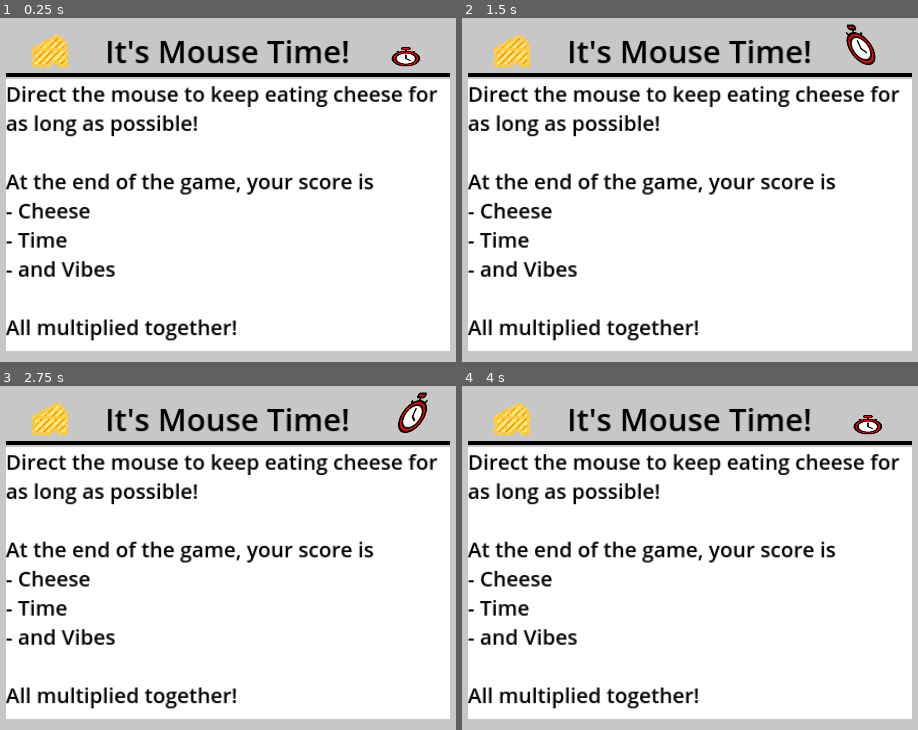
Above: before the commit, frames 1-4 (two rows, left to right).
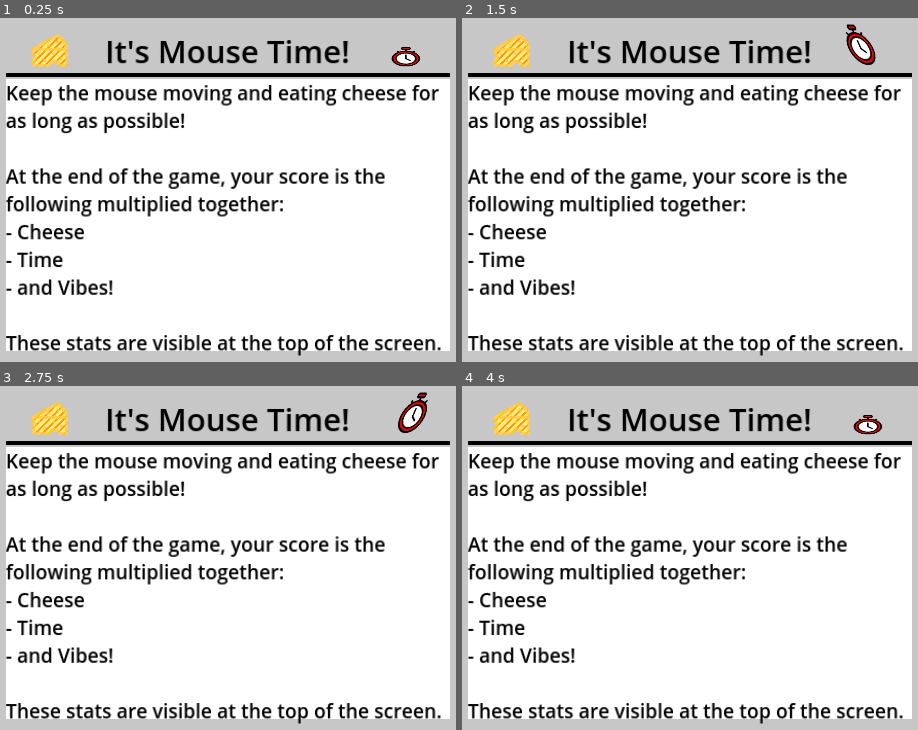
Above: after the commit, the same moments.

Repository: CoconutTank/mouse_time
Game: Godot game, scene res://scenes/game_guide/guide_pages/game_objectives_page.tscn
Two runs of this game, one before a commit and one after it. Both use one fixed random seed, a clock stepped at 60 frames per second and the inputs below. This scene is started directly instead of the project's main scene.
Inputs (mouse positions are in pixels of both pictures, inside the frame that each line leads up to):
- Up to frame 1 (0.25 s): no input
- Up to frame 2 (1.5 s): move the mouse to (867, 141) at 0.52 s; tap Enter at 1.25 s; move the mouse to (530, 186) at 1.27 s
- Up to frame 3 (2.75 s): move the mouse to (310, 434) at 2.02 s
- Up to frame 4 (4 s): tap Space at 2.75 s; move the mouse to (648, 623) at 2.77 s; move the mouse to (outside the picture) at 3.52 s

The runs differ from the first frame. In frame 1, 14% of the frame differs, in the area x 1-97%, y 19-99%; in frame 2, 14%; in frame 3, 14%; in frame 4, 14%.

Commit message:
Clarifications on objectives

Diff:
--- a/scenes/game_guide/guide_pages/game_objectives_page.tscn
+++ b/scenes/game_guide/guide_pages/game_objectives_page.tscn
@@ -95,12 +95,12 @@
 offset_top = 200.0
 offset_right = 896.0
 offset_bottom = 632.0
-theme_override_font_sizes/normal_font_size = 30
-text = "Direct the mouse to keep eating cheese for as long as possible!
+theme_override_font_sizes/normal_font_size = 28
+text = "Keep the mouse moving and eating cheese for as long as possible!
 
-At the end of the game, your score is
+At the end of the game, your score is the following multiplied together:
 - Cheese
 - Time
-- and Vibes
+- and Vibes!
 
-All multiplied together!"
+These stats are visible at the top of the screen."
--- /dev/null
+++ b/scenes/game_guide/guide_pages/game_ui_page.tscn
@@ -0,0 +1,18 @@
+[gd_scene load_steps=2 format=3 uid="uid://bgnfnuq0u440k"]
+
+[sub_resource type="GDScript" id="GDScript_uhllk"]
+script/source = "extends Node2D
+
+
+# Called when the node enters the scene tree for the first time.
+func _ready():
+	pass # Replace with function body.
+
+
+# Called every frame. 'delta' is the elapsed time since the previous frame.
+func _process(delta):
+	pass
+"
+
+[node name="GameUiPage" type="Node2D"]
+script = SubResource("GDScript_uhllk")
Not shown, changed: export_presets.cfg
